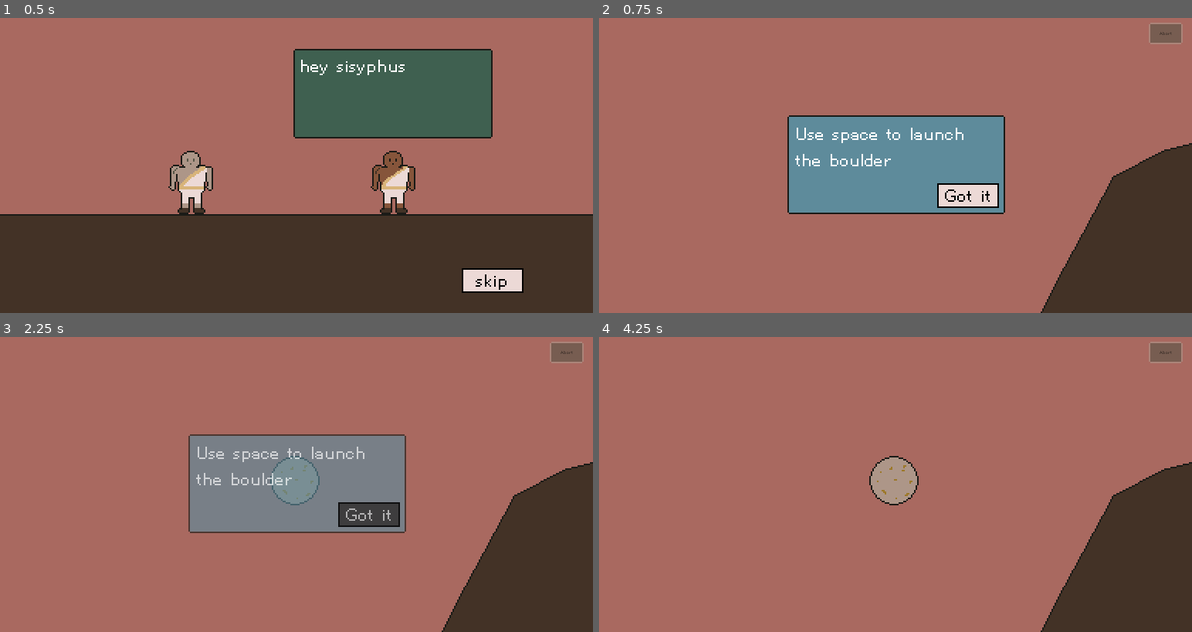
Above: before the commit, frames 1-4 (two rows, left to right).
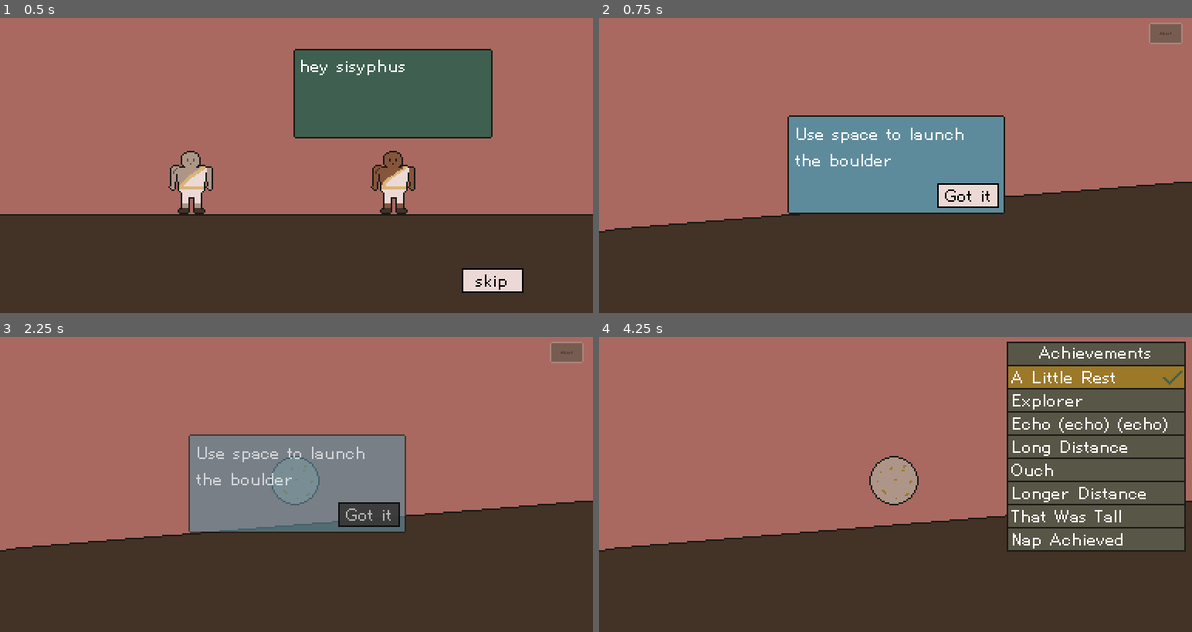
Above: after the commit, the same moments.

Repository: nolenroyalty/sisyphus-needs-a-nap
Game: Godot game, scene res://Intro/Intro.tscn
Two runs of this game, one before a commit and one after it. Both use one fixed random seed, a clock stepped at 60 frames per second and the inputs below.
Inputs:
- Up to frame 1 (0.5 s): no input
- Up to frame 2 (0.75 s): click "skip" at 0.5 s
- Up to frame 3 (2.25 s): click "Abort" at 1.25 s; click "Got it" at 2 s
- Up to frame 4 (4.25 s): click "Abort" at 2.75 s; click "Got it" at 3.5 s

Frame 1 is identical in both runs. In frame 2, 28% of the frame differs, in the area x 0-100%, y 42-100%; in frame 3, 29%; in frame 4, 47%, in the area x 0-100%, y 1-100%.

Commit message:
most of an achievement system

Diff:
--- a/Flight/Flight.gd
+++ b/Flight/Flight.gd
@@ -1,5 +1,6 @@
 extends Node2D
 
+var achievementDisplay = preload("res://UI/AchievementDisplay.tscn")
 
 export var GRAVITY = 120
 export var MAX_GRAVITY = 300
@@ -29,6 +30,7 @@
 onready var player = $Launch/Player
 onready var audioStreamPlayer : AudioStreamPlayer2D = $Boulder/BouncePlayer
 onready var bottom_bar : FlightBottomBar = $FlightBottomBar
+# onready var achievement_display = $AchievementDisplay
 
 enum SUPERBOUNCE_STATE {NONE, BOUNCING}
 enum SOUNDS { LAUNCH, BOUNCE, SUPERBOUNCE, PARACHUTE, SLINGSHOT, LAVA }
@@ -48,7 +50,7 @@
 var in_cave = false
 var landmarks = []
 var launch_state = LAUNCH_STATE.DISPLAYING_FACTS
-
+var achievement_display = null
 
 func calculate_gravity():
 	if parachute_deployed and velocity.y > 0:
@@ -112,6 +114,9 @@
 
 func handle_fact_display_gone():
 	launch_state = LAUNCH_STATE.AWAITING_LAUNCH
+	print("achievement display showing")
+	achievement_display = achievementDisplay.instance()
+	add_child(achievement_display)
 
 func _ready():
 	State.display_fact_if_we_havent_yet(State.FACT.INTRO)
@@ -121,6 +126,7 @@
 	_ignore = bottom_bar.connect("abort_clicked", self, "handle_abort")
 	_ignore = boulder.connect("boulder_clicked", self, "handle_boulder_clicked")
 	_ignore = text_display.connect("no_facts_are_displayed", self, "handle_fact_display_gone")
+
 	# Make it easy to move the boulder around for testing purposes and then snap it
 	# back to where it needs to be when we aren't testing
 	# boulder.position = Vector2(-1230, 448)
@@ -323,6 +329,7 @@
 		boulder.move_and_collide(velocity * delta)
 
 func launch_boulder():
+	achievement_display.queue_free()
 	launch_state = LAUNCH_STATE.LAUNCHED
 	velocity = calculate_starting_velocity()
 	play_sound(SOUNDS.LAUNCH)
--- a/Flight/Flight.tscn
+++ b/Flight/Flight.tscn
@@ -28,8 +28,10 @@
 
 [node name="FlightBottomBar" parent="." instance=ExtResource( 13 )]
 
+[node name="TextDisplay" parent="." instance=ExtResource( 17 )]
+
 [node name="Boulder" parent="." instance=ExtResource( 2 )]
-position = Vector2( 8528, -1026 )
+position = Vector2( 2367, 33 )
 
 [node name="Camera2D" type="Camera2D" parent="Boulder"]
 position = Vector2( 1, 2 )
@@ -433,5 +435,3 @@
 margin_right = 1942.0
 margin_bottom = 362.0
 color = Color( 0.262745, 0.196078, 0.14902, 1 )
-
-[node name="TextDisplay" parent="." instance=ExtResource( 17 )]
--- a/Intro/Intro.gd
+++ b/Intro/Intro.gd
@@ -29,6 +29,8 @@
 	["thwacking the boulder", s],
 	["yeah", f, 0.5],
 	["and then taking a nap while it falls back down", f],
+	["oh", s, 0.5],
+	["i see", s, 0.5],
 	["i mean", s],
 	["cant hurt", s]
 ]
--- a/State/State.gd
+++ b/State/State.gd
@@ -1,10 +1,12 @@
 extends Node
+
+signal achievement_was_displayed(achievement)
 
 enum FACT { INTRO, PARACHUTE, SLINGSHOT }
 enum FACT_STATE { NOT_YET_DISPLAYED, SHOULD_DISPLAY, ALREADY_DISPLAYED }
 
 enum ACHIEVEMENTS {
-	WELL_RESTED,
+	A_LITTLE_REST,
 	INTO_CAVE,
 	CAVE_BOTTOM,
 	PASSED_CAVE,
@@ -64,6 +66,7 @@
 
 func achievement_was_displayed(achievement):
 	achievement_state[achievement] = ACHIEVEMENT_STATE.ALREADY_ACHIEVED
+	emit_signal("achievement_was_displayed", achievement)
 
 func achievements_to_display():
 	var achievements_to_display = []
@@ -72,6 +75,70 @@
 			achievements_to_display.append(achievement)
 	return achievements_to_display
 
+func achievement_text(achievement):
+	match achievement:
+		ACHIEVEMENTS.A_LITTLE_REST:
+			return "A Little Rest"
+		ACHIEVEMENTS.INTO_CAVE:
+			return "Explorer"
+		ACHIEVEMENTS.CAVE_BOTTOM:
+			return "Echo (echo) (echo)"
+		ACHIEVEMENTS.PASSED_CAVE:
+			return "Long Distance"
+		ACHIEVEMENTS.INTO_LAVA:
+			return "Ouch"
+		ACHIEVEMENTS.PASSED_LAVA:
+			return "Longer Distance"
+		ACHIEVEMENTS.PASSED_BIG_SLOPE:
+			return "That Was Tall"
+		ACHIEVEMENTS.NAP_ACHIEVED:
+			return "Nap Achieved"
+		_:
+			print("ERROR: unknown achievement: " + str(achievement))
+
+func achievement_description(achievement):
+	match achievement:
+		ACHIEVEMENTS.A_LITTLE_REST:
+			return "Make 250 calmness from a single launch"
+		ACHIEVEMENTS.INTO_CAVE:
+			return "Enter the cave"
+		ACHIEVEMENTS.CAVE_BOTTOM:
+			return "Reach the bottom of the cave"
+		ACHIEVEMENTS.PASSED_CAVE:
+			return "Get past the cave"
+		ACHIEVEMENTS.INTO_LAVA:
+			return "Launch yourself into the lava. Ouch!"
+		ACHIEVEMENTS.PASSED_LAVA:
+			return "Make it past the lava pit"
+		ACHIEVEMENTS.PASSED_BIG_SLOPE:
+			return "Make it past the big slope"
+		ACHIEVEMENTS.NAP_ACHIEVED:
+			return "Achieve nap nirvana"
+		_:
+			print("ERROR: unknown achievement: " + str(achievement))
+
+# If we were more principled I think this would live in config.  But oh well.  We're not.
+func achievement_reward(achievement):
+	match achievement:
+		ACHIEVEMENTS.A_LITTLE_REST:
+			return 250
+		ACHIEVEMENTS.INTO_CAVE:
+			return 250
+		ACHIEVEMENTS.CAVE_BOTTOM:
+			return 300
+		ACHIEVEMENTS.PASSED_CAVE:
+			return 400
+		ACHIEVEMENTS.INTO_LAVA:
+			return 100
+		ACHIEVEMENTS.PASSED_LAVA:
+			return 500
+		ACHIEVEMENTS.PASSED_BIG_SLOPE:
+			return 1000
+		ACHIEVEMENTS.NAP_ACHIEVED:
+			return 42069
+		_:
+			print("ERROR: unknown achievement: " + str(achievement))
+
 func _ready():
 	# set_test_values()
 	for fact in FACT.values():
@@ -79,3 +146,5 @@
 
 	for achievement in ACHIEVEMENTS.values():
 		achievement_state[achievement] = ACHIEVEMENT_STATE.NOT_YET_ACHIEVED
+
+	achievement_state[ACHIEVEMENTS.A_LITTLE_REST] = ACHIEVEMENT_STATE.ALREADY_ACHIEVED
--- /dev/null
+++ b/UI/AchievementCompleted.tscn
@@ -0,0 +1,12 @@
+[gd_scene load_steps=2 format=2]
+
+[ext_resource path="res://UI/Sprites/ninepatch-completed.png" type="Texture" id=1]
+
+[node name="Completed" type="NinePatchRect"]
+margin_right = 33.0
+margin_bottom = 14.0
+texture = ExtResource( 1 )
+patch_margin_left = 5
+patch_margin_top = 5
+patch_margin_right = 5
+patch_margin_bottom = 5
--- /dev/null
+++ b/UI/AchievementDisplay.gd
@@ -0,0 +1,44 @@
+extends CanvasLayer
+
+const ACHIEVEMENT_HEIGHT = 16
+
+onready var achievement_list = $AchievementList
+onready var achievement_text = $AchievementText
+onready var whole_mouse_area = $WholeMouseArea
+onready var whole_mouse_collider = $WholeMouseArea/CollisionShape2D
+var achievementSingle = preload("res://UI/AchievementSingle.tscn")
+var current_text = null
+
+func node_for_achievement(achievement):
+	for c in achievement_list.get_children():
+		if c.is_in_group("achievement_single"):
+			if c.achievement == achievement:
+				return c
+
+func hide_current_text():
+	achievement_text.hide()
+
+func show_achievement(achievement):
+	var node = node_for_achievement(achievement)
+	if node != null:
+		achievement_text.set_text(achievement, node.achievement_description())
+		achievement_text.show()
+
+# This is frustrating, but I can't find a nice way to ensure that any
+# "hide current text" signal is sequenced before the "mouse over" signal,
+# so we have a race where the "hide current text" for the _previous_ achievement
+# can cause us to hide the text for the _current_ achievement.  Instead of solving
+# this we just build a separate larger area for the whole achievement list and
+# only hide the text if the mouse leaves that.
+
+# The rect will need to be expanded if we add more achievements, but I don't anticipate
+# touching this game much more so I don't think that'll be necessary.
+func _ready():
+	achievement_text.hide()
+	whole_mouse_area.connect("mouse_exited", self, "hide_current_text")
+
+	for achievement in State.ACHIEVEMENTS.values():
+		var node = achievementSingle.instance()
+		node.achievement = achievement
+		node.connect("achievement_moused_over", self, "show_achievement")
+		achievement_list.add_child(node)
--- /dev/null
+++ b/UI/AchievementDisplay.tscn
@@ -0,0 +1,46 @@
+[gd_scene load_steps=5 format=2]
+
+[ext_resource path="res://UI/AchievementText.tscn" type="PackedScene" id=1]
+[ext_resource path="res://UI/AchievementDisplay.gd" type="Script" id=2]
+[ext_resource path="res://UI/AchievementUncompleted.tscn" type="PackedScene" id=3]
+
+[sub_resource type="RectangleShape2D" id=1]
+extents = Vector2( 69, 71.5 )
+
+[node name="AchievementDisplay" type="CanvasLayer"]
+script = ExtResource( 2 )
+
+[node name="AchievementList" type="VBoxContainer" parent="."]
+margin_left = 264.0
+margin_top = 4.0
+margin_right = 397.0
+margin_bottom = 44.0
+mouse_filter = 2
+custom_constants/separation = 15
+
+[node name="Control" type="Control" parent="AchievementList"]
+margin_right = 133.0
+mouse_filter = 2
+
+[node name="Uncompleted" parent="AchievementList/Control" instance=ExtResource( 3 )]
+margin_right = 116.0
+margin_bottom = 17.0
+
+[node name="Label" type="Label" parent="AchievementList/Control/Uncompleted"]
+anchor_right = 1.0
+anchor_bottom = 1.0
+text = "Achievements"
+align = 1
+
+[node name="AchievementText" parent="." instance=ExtResource( 1 )]
+margin_left = 123.0
+margin_top = 4.0
+margin_right = 261.0
+margin_bottom = 62.0
+
+[node name="WholeMouseArea" type="Area2D" parent="."]
+position = Vector2( 13, 0 )
+
+[node name="CollisionShape2D" type="CollisionShape2D" parent="WholeMouseArea"]
+position = Vector2( 317, 71.5 )
+shape = SubResource( 1 )
--- /dev/null
+++ b/UI/AchievementSingle.gd
@@ -0,0 +1,52 @@
+extends Control
+
+signal achievement_moused_over(achievement)
+signal achievement_moused_out(achievement)
+
+onready var animation_player = $AnimationPlayer
+onready var label = $Label
+onready var completed = $Completed
+onready var checkmark = $Checkmark
+onready var mouse_area = $MouseArea
+# export (String, "little_rest", "into_cave", "cave_bottom", "passed_cave", "into_lava", "passed_lava", "passed_big_slope", "nap_achieved") var achievement_
+# onready var achievement = this_achievement()
+var achievement = null
+
+# func this_achievement():
+# 	match achievement_:
+# 		"little_rest": return State.ACHIEVEMENTS.A_LITTLE_REST
+# 		"into_cave": return State.ACHIEVEMENTS.INTO_CAVE
+# 		"cave_bottom": return State.ACHIEVEMENTS.CAVE_BOTTOM
+# 		"passed_cave": return State.ACHIEVEMENTS.PASSED_CAVE
+# 		"into_lava": return State.ACHIEVEMENTS.INTO_LAVA
+# 		"passed_lava": return State.ACHIEVEMENTS.PASSED_LAVA
+# 		"passed_big_slope": return State.ACHIEVEMENTS.PASSED_BIG_SLOPE
+# 		"nap_achieved": return State.ACHIEVEMENTS.NAP_ACHIEVED
+
+func complete(a):
+	if a == achievement:
+		animation_player.play("Completed")
+
+func achievement_description():
+	var reward = State.achievement_reward(achievement)
+	var description = State.achievement_description(achievement)
+	return "[Calmness: %s]\n%s" % [ reward, description]
+
+func mouse_entered():
+	emit_signal("achievement_moused_over", achievement)
+
+func mouse_exited():
+	emit_signal("achievement_moused_out", achievement)
+
+func _ready():
+	var _ignore = State.connect("achievement_was_displayed", self, "complete")
+	_ignore = mouse_area.connect("mouse_entered", self, "mouse_entered")
+	_ignore = mouse_area.connect("mouse_exited", self, "mouse_exited")
+	label.text = State.achievement_text(achievement)
+	match State.achievement_state[achievement]:
+		State.ACHIEVEMENT_STATE.NOT_YET_ACHIEVED, State.ACHIEVEMENT_STATE.JUST_ACHIEVED:
+			completed.modulate.a = 0
+			checkmark.modulate.a = 0
+		State.ACHIEVEMENT_STATE.ALREADY_ACHIEVED:
+			completed.modulate.a = 1
+			checkmark.modulate.a = 1
--- /dev/null
+++ b/UI/AchievementSingle.tscn
@@ -0,0 +1,110 @@
+[gd_scene load_steps=8 format=2]
+
+[ext_resource path="res://UI/AchievementUncompleted.tscn" type="PackedScene" id=1]
+[ext_resource path="res://UI/AchievementCompleted.tscn" type="PackedScene" id=2]
+[ext_resource path="res://UI/AchievementSingle.gd" type="Script" id=3]
+[ext_resource path="res://UI/Sprites/checkmark.png" type="Texture" id=4]
+
+[sub_resource type="Animation" id=1]
+resource_name = "Completed"
+tracks/0/type = "method"
+tracks/0/path = NodePath("Completed")
+tracks/0/interp = 1
+tracks/0/loop_wrap = true
+tracks/0/imported = false
+tracks/0/enabled = true
+tracks/0/keys = {
+"times": PoolRealArray(  ),
+"transitions": PoolRealArray(  ),
+"values": [  ]
+}
+tracks/1/type = "value"
+tracks/1/path = NodePath("Completed:modulate")
+tracks/1/interp = 1
+tracks/1/loop_wrap = true
+tracks/1/imported = false
+tracks/1/enabled = true
+tracks/1/keys = {
+"times": PoolRealArray( 0, 1 ),
+"transitions": PoolRealArray( 1, 1 ),
+"update": 0,
+"values": [ Color( 1, 1, 1, 0 ), Color( 1, 1, 1, 1 ) ]
+}
+tracks/2/type = "value"
+tracks/2/path = NodePath("Checkmark:modulate")
+tracks/2/interp = 1
+tracks/2/loop_wrap = true
+tracks/2/imported = false
+tracks/2/enabled = true
+tracks/2/keys = {
+"times": PoolRealArray( 0, 1 ),
+"transitions": PoolRealArray( 1, 1 ),
+"update": 0,
+"values": [ Color( 1, 1, 1, 0 ), Color( 1, 1, 1, 1 ) ]
+}
+
+[sub_resource type="Animation" id=2]
+length = 0.001
+tracks/0/type = "value"
+tracks/0/path = NodePath("Completed:modulate")
+tracks/0/interp = 1
+tracks/0/loop_wrap = true
+tracks/0/imported = false
+tracks/0/enabled = true
+tracks/0/keys = {
+"times": PoolRealArray( 0 ),
+"transitions": PoolRealArray( 1 ),
+"update": 0,
+"values": [ Color( 1, 1, 1, 0 ) ]
+}
+tracks/1/type = "value"
+tracks/1/path = NodePath("Checkmark:modulate")
+tracks/1/interp = 1
+tracks/1/loop_wrap = true
+tracks/1/imported = false
+tracks/1/enabled = true
+tracks/1/keys = {
+"times": PoolRealArray( 0 ),
+"transitions": PoolRealArray( 1 ),
+"update": 0,
+"values": [ Color( 1, 1, 1, 0 ) ]
+}
+
+[sub_resource type="RectangleShape2D" id=3]
+extents = Vector2( 57.25, 7 )
+
+[node name="AchievementSingle" type="Control" groups=["achievement_single"]]
+mouse_filter = 1
+script = ExtResource( 3 )
+
+[node name="Uncompleted" parent="." instance=ExtResource( 1 )]
+margin_right = 116.0
+margin_bottom = 16.0
+
+[node name="Completed" parent="." instance=ExtResource( 2 )]
+modulate = Color( 1, 1, 1, 0 )
+margin_right = 116.0
+margin_bottom = 16.0
+
+[node name="Label" type="Label" parent="."]
+margin_left = 3.0
+margin_top = 1.0
+margin_right = 127.0
+margin_bottom = 15.0
+text = "Longer Distance"
+
+[node name="Checkmark" type="Sprite" parent="."]
+modulate = Color( 1, 1, 1, 0 )
+position = Vector2( 108, 9 )
+texture = ExtResource( 4 )
+
+[node name="AnimationPlayer" type="AnimationPlayer" parent="."]
+anims/Completed = SubResource( 1 )
+anims/RESET = SubResource( 2 )
+
+[node name="MouseArea" type="Area2D" parent="."]
+position = Vector2( 0, -1 )
+
+[node name="CollisionShape2D" type="CollisionShape2D" parent="MouseArea"]
+position = Vector2( 57.75, 9 )
+shape = SubResource( 3 )
--- /dev/null
+++ b/UI/AchievementText.gd
@@ -0,0 +1,6 @@
+extends Control
+var current_achievement = null
+
+func set_text(achievement, text):
+	current_achievement = achievement
+	$Label.text = text
--- /dev/null
+++ b/UI/AchievementText.tscn
@@ -0,0 +1,29 @@
+[gd_scene load_steps=3 format=2]
+
+[ext_resource path="res://UI/AchievementUncompleted.tscn" type="PackedScene" id=1]
+[ext_resource path="res://UI/AchievementText.gd" type="Script" id=2]
+
+[node name="Control" type="Control"]
+margin_right = 138.0
+margin_bottom = 58.0
+script = ExtResource( 2 )
+
+[node name="Uncompleted" parent="." instance=ExtResource( 1 )]
+anchor_right = 1.0
+anchor_bottom = 1.0
+margin_right = 0.0
+margin_bottom = 0.0
+size_flags_horizontal = 3
+size_flags_vertical = 3
+
+[node name="Label" type="Label" parent="."]
+anchor_right = 1.0
+anchor_bottom = 1.0
+margin_left = 4.0
+margin_top = 4.0
+margin_right = -4.0
+margin_bottom = -4.0
+text = "[Calmness: 100]
+Make 250 calmness from a single launch"
+align = 1
+autowrap = true
--- /dev/null
+++ b/UI/AchievementUncompleted.tscn
@@ -0,0 +1,12 @@
+[gd_scene load_steps=2 format=2]
+
+[ext_resource path="res://UI/Sprites/ninepatch-uncompleted.png" type="Texture" id=1]
+
+[node name="Uncompleted" type="NinePatchRect"]
+margin_right = 32.0
+margin_bottom = 15.0
+texture = ExtResource( 1 )
+patch_margin_left = 5
+patch_margin_top = 5
+patch_margin_right = 5
+patch_margin_bottom = 5
--- a/UI/TextDisplay.gd
+++ b/UI/TextDisplay.gd
@@ -26,6 +26,7 @@
 				yield(get_tree().create_timer(.1), "timeout")
 				node.hide()
 			State.fact_was_displayed(fact)
+
 	emit_signal("no_facts_are_displayed")
 
 func _ready():
Binary file added: UI/Sprites/checkmark.png
Not shown, added: UI/Sprites/checkmark.png.import
Binary file added: UI/Sprites/ninepatch-completed.png
Not shown, added: UI/Sprites/ninepatch-completed.png.import
Binary file added: UI/Sprites/ninepatch-uncompleted.png
Not shown, added: UI/Sprites/ninepatch-uncompleted.png.import
